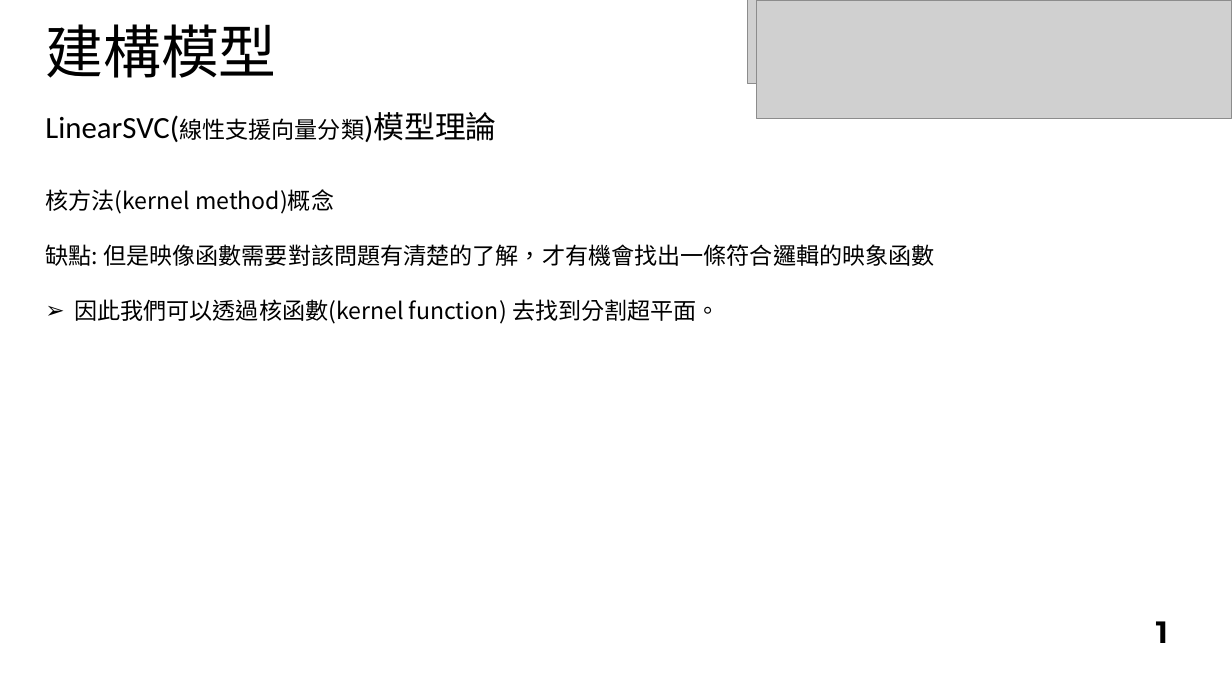
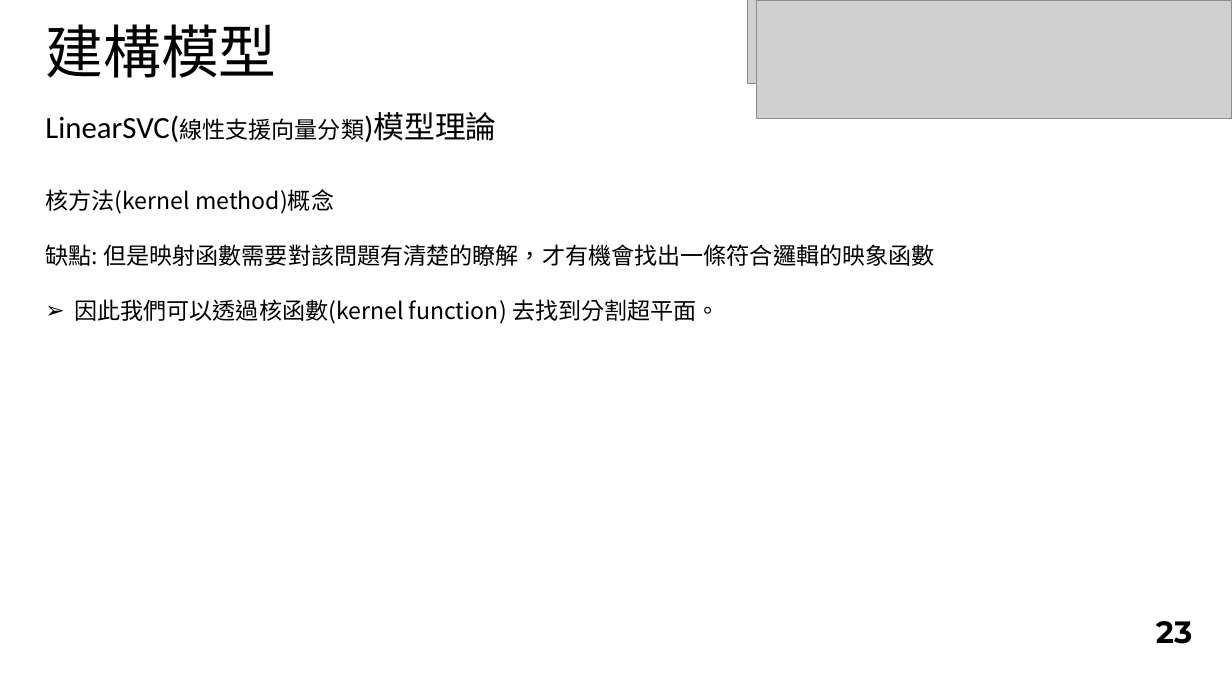
Before and after one commit to cgit6/AML_SVM, a slide deck: slide 24 of AML detection.pptx (slide 25 before the commit). Drawn at 1232x693 pixels with LibreOffice and Linux fonts; fonts in the diff are those of the drawing; grey boxes stand for pictures. Boxes give left, top, right and bottom in pixels: in the first picture for what was removed or moved away, otherwise in the second. Text is boxed around its words. In the diff, an @@ line names an element or a change of style, - is before the commit and + after.

```diff
--- a/AML detection.pptx
+++ b/AML detection.pptx
@@ text at (45,244,935,266): text changed @@
-缺點: 但是映像函數需要對該問題有清楚的了解，才有機會找出一條符合邏輯的映象函數
+缺點: 但是映射函數需要對該問題有清楚的瞭解，才有機會找出一條符合邏輯的映象函數
@@ text at (1156,621,1192,644): text changed @@
-1
+23
```
Also in this commit, not shown: 36 other slides changed, 5 slides added, 1 slide removed, 2 other files.
